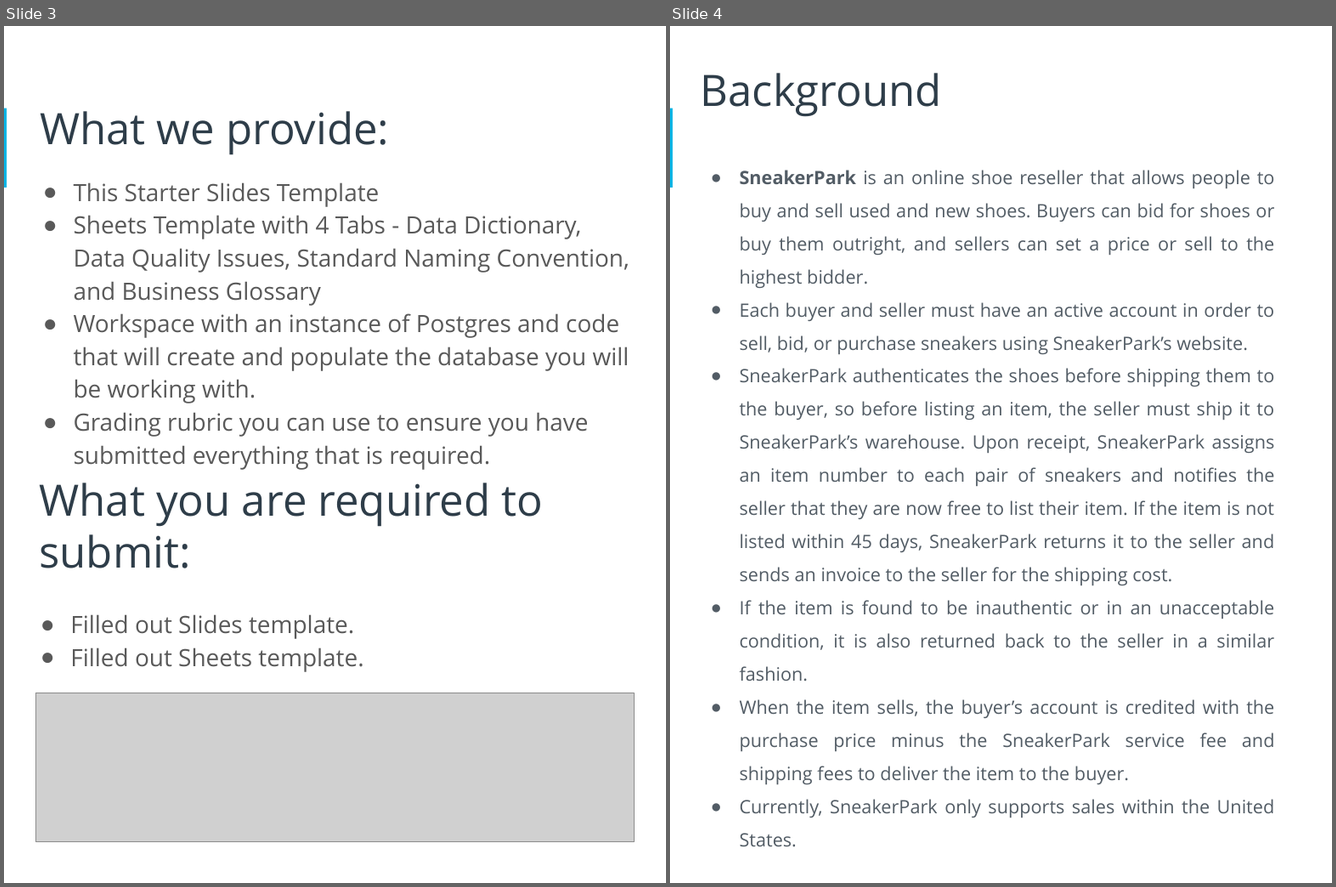
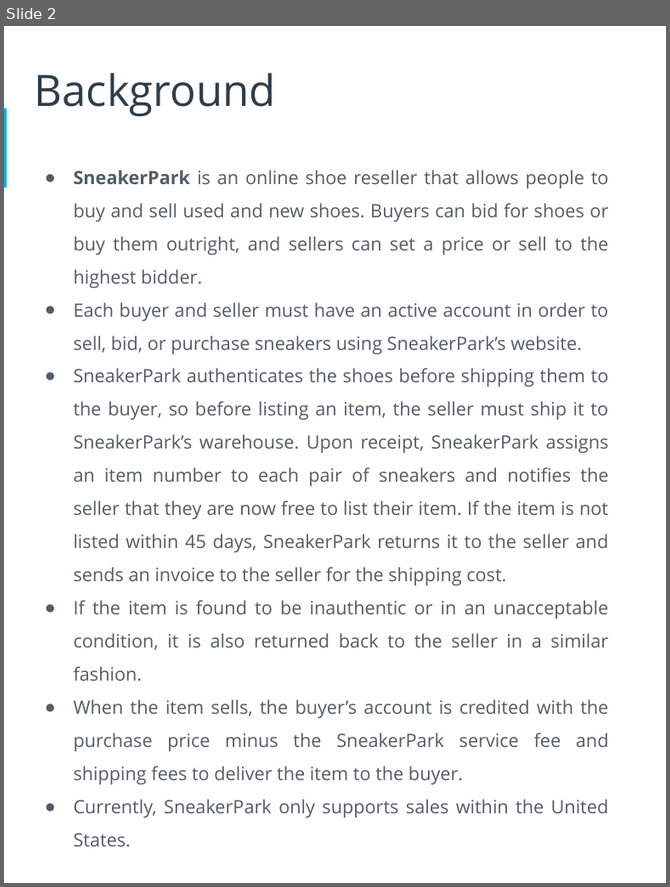
Before and after one commit to mattssll/udacity_data_architect, a slide deck: 4. Data Governance/Project/Starter Template_.pptx. Shown side by side, each under a label of ours: slides 3 and 4 before the commit, slide 2 after it. The pictures are 1336x887 and 670x887 pixels, drawn with LibreOffice and Linux fonts; fonts in the diff are those of the drawing; grey boxes stand for pictures. Boxes give left, top, right and bottom in pixels: in the first picture for what was removed or moved away, otherwise in the second. Text is boxed around its words. In the diff, an @@ line names an element or a change of style, - is before the commit and + after.

```diff
--- a/4. Data Governance/Project/Starter Template_.pptx
+++ b/4. Data Governance/Project/Starter Template_.pptx
@@ slide 3 removed at (x1=4, y1=26, x2=666, y2=883), background #FFFFFF; not listed: 1 template element that a slide beside it also shows @@
@@ text removed at (x1=40, y1=111, x2=389, y2=155) @@
-What we provide:
@@ text removed at (x1=74, y1=182, x2=630, y2=470) @@
-● This Starter Slides Template
-● Sheets Template with 4 Tabs - Data Dictionary, Data Quality Issues, Standard Naming Convention, and Business Glossary
-● Workspace with an instance of Postgres and code that will create and populate the database you will be working with.
-● Grading rubric you can use to ensure you have submitted everything that is required.
@@ title removed at (x1=40, y1=482, x2=544, y2=568) @@
-What you are required to submit:
@@ text removed at (x1=70, y1=614, x2=364, y2=672) @@
-● Filled out Slides template.
-● Filled out Sheets template.
@@ picture removed at (x1=36, y1=692, x2=634, y2=842) @@
@@ text removed at (x1=135, y1=691, x2=529, y2=757) @@
-Remove this slide
@@ what was slide 4 is now slide 2 @@
```
Also in this commit, not shown: 6 slides changed, 6 other slides removed, 22 other files.
